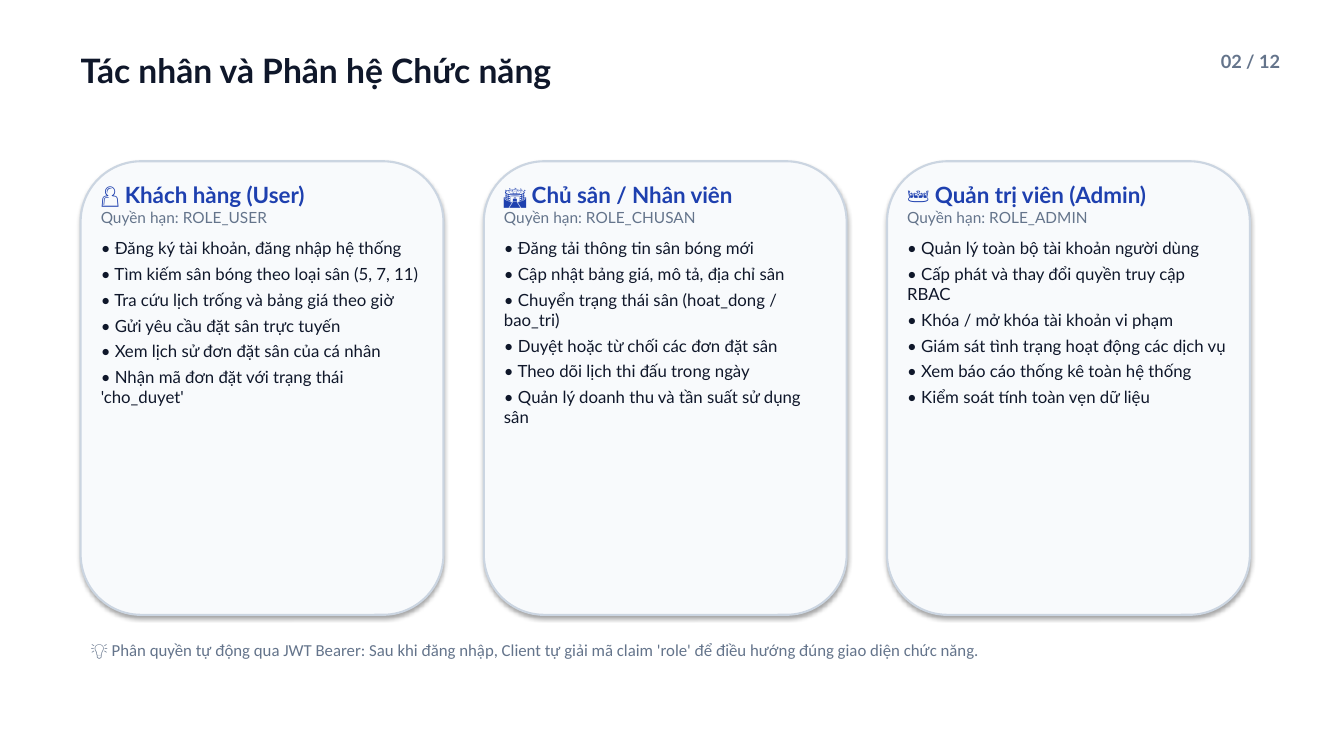
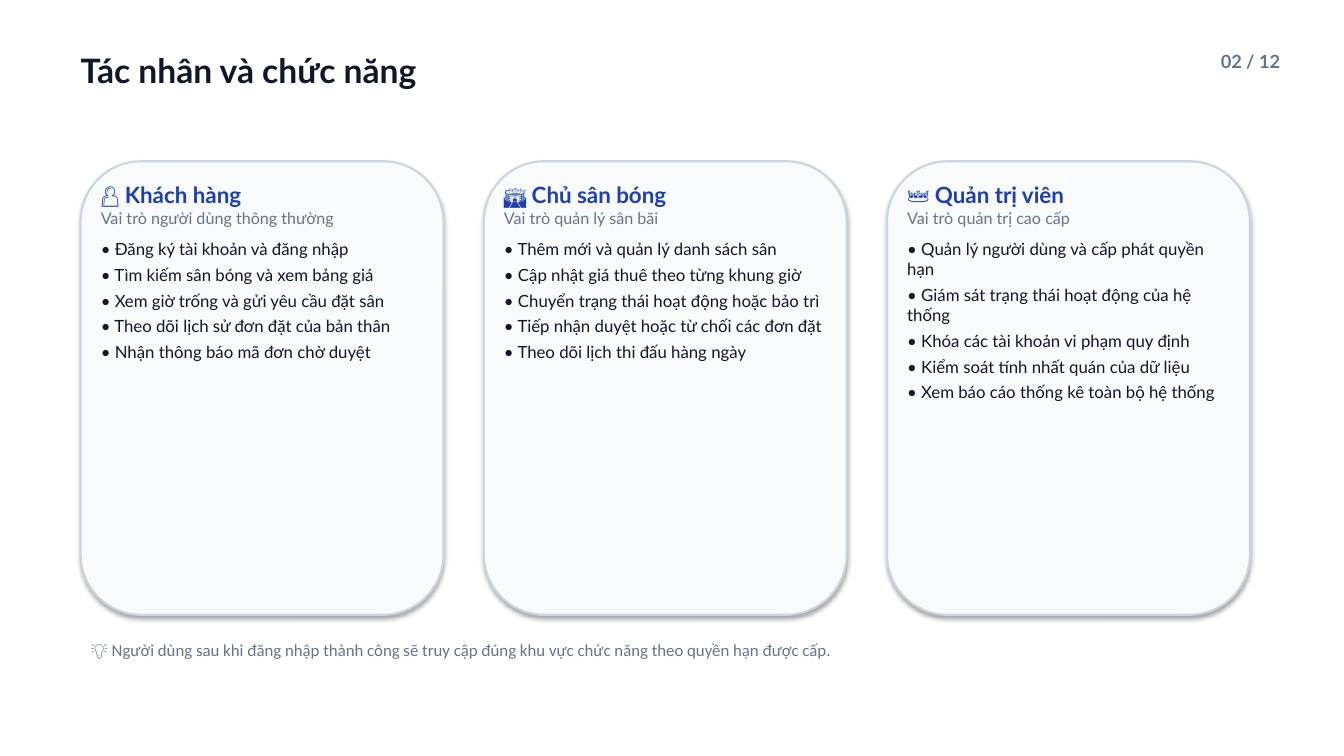
Before and after one commit to viduchung/PTPM, a slide deck: slide 2 of docs/PitchOS-mo-hinh-kien-truc.pptx. Drawn at 1344x756 pixels with LibreOffice and Linux fonts; fonts in the diff are those of the drawing. Boxes give left, top, right and bottom in pixels: in the first picture for what was removed or moved away, otherwise in the second. Text is boxed around its words. In the diff, an @@ line names an element or a change of style, - is before the commit and + after.

```diff
--- a/docs/PitchOS-mo-hinh-kien-truc.pptx
+++ b/docs/PitchOS-mo-hinh-kien-truc.pptx
@@ text at [81,57,417,89]: text changed @@
-Tác nhân và Phân hệ Chức năng
+Tác nhân và chức năng
@@ text at [114,186,390,361]: text changed @@
-👤 Khách hàng (User)
-Quyền hạn: ROLE_USER
-• Đăng ký tài khoản, đăng nhập hệ thống
-• Tìm kiếm sân bóng theo loại sân (5, 7, 11)
-• Tra cứu lịch trống và bảng giá theo giờ
-• Gửi yêu cầu đặt sân trực tuyến
-• Xem lịch sử đơn đặt sân của cá nhân
-• Nhận mã đơn đặt với trạng thái 'cho_duyet'
+👤 Khách hàng
+Vai trò người dùng thông thường
+• Đăng ký tài khoản và đăng nhập
+• Tìm kiếm sân bóng và xem bảng giá
+• Xem giờ trống và gửi yêu cầu đặt sân
+• Theo dõi lịch sử đơn đặt của bản thân
+• Nhận thông báo mã đơn chờ duyệt
@@ text at [518,186,822,361]: text changed @@
-🏟️ Chủ sân / Nhân viên
-Quyền hạn: ROLE_CHUSAN
-• Đăng tải thông tin sân bóng mới
-• Cập nhật bảng giá, mô tả, địa chỉ sân
-• Chuyển trạng thái sân (hoat_dong / bao_tri)
-• Duyệt hoặc từ chối các đơn đặt sân
-• Theo dõi lịch thi đấu trong ngày
-• Quản lý doanh thu và tần suất sử dụng sân
+🏟️ Chủ sân bóng
+Vai trò quản lý sân bãi
+• Thêm mới và quản lý danh sách sân
+• Cập nhật giá thuê theo từng khung giờ
+• Chuyển trạng thái hoạt động hoặc bảo trì
+• Tiếp nhận duyệt hoặc từ chối các đơn đặt
+• Theo dõi lịch thi đấu hàng ngày
@@ text at [907,186,1215,401]: text changed @@
-👑 Quản trị viên (Admin)
-Quyền hạn: ROLE_ADMIN
-• Quản lý toàn bộ tài khoản người dùng
-• Cấp phát và thay đổi quyền truy cập RBAC
-• Khóa / mở khóa tài khoản vi phạm
-• Giám sát tình trạng hoạt động các dịch vụ
-• Xem báo cáo thống kê toàn hệ thống
-• Kiểm soát tính toàn vẹn dữ liệu
+👑 Quản trị viên
+Vai trò quản trị cao cấp
+• Quản lý người dùng và cấp phát quyền hạn
+• Giám sát trạng thái hoạt động của hệ thống
+• Khóa các tài khoản vi phạm quy định
+• Kiểm soát tính nhất quán của dữ liệu
+• Xem báo cáo thống kê toàn bộ hệ thống
@@ text at [112,643,830,659]: text changed @@
-💡 Phân quyền tự động qua JWT Bearer: Sau khi đăng nhập, Client tự giải mã claim 'role' để điều hướng đúng giao diện chức năng.
+💡 Người dùng sau khi đăng nhập thành công sẽ truy cập đúng khu vực chức năng theo quyền hạn được cấp.
```
Also in this commit, not shown: 9 other slides changed, 8 other files.
